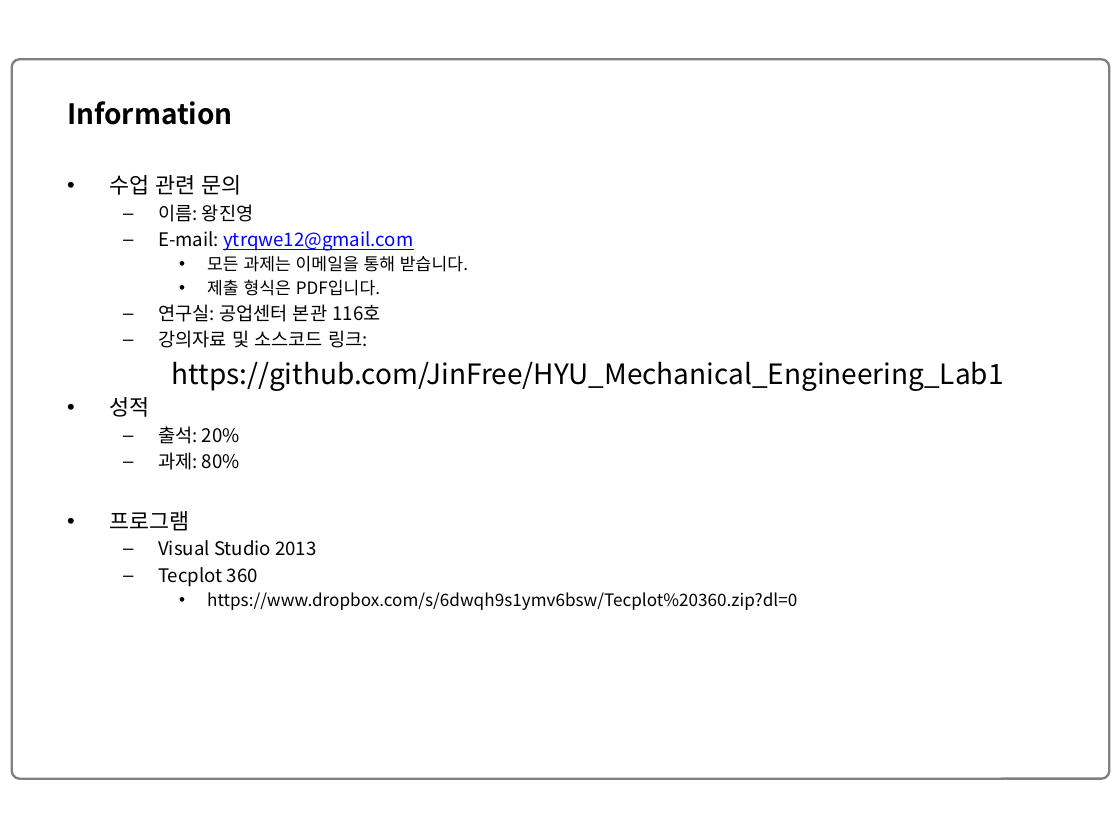
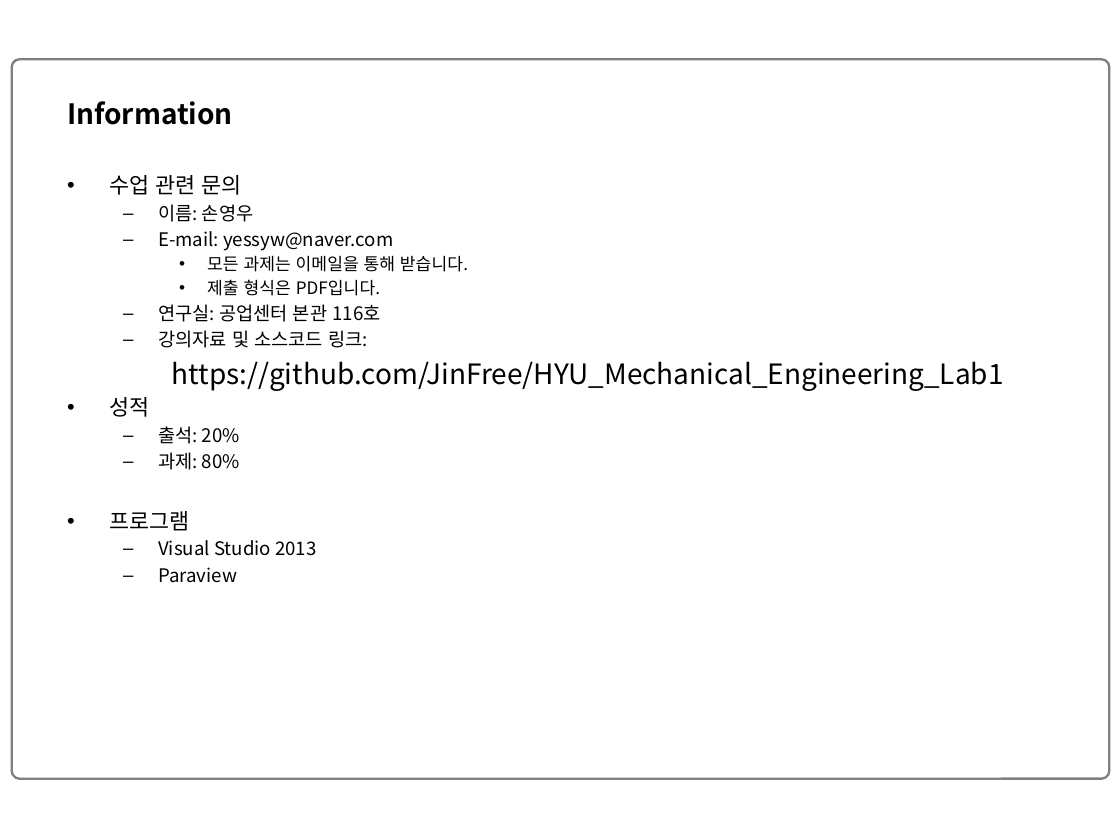
Before and after one commit to JinFree/HYU_Mechanical_Engineering_Lab1, a slide deck: slide 2 of 기계공학실험_01.pptx. Drawn at 1120x840 pixels with LibreOffice and Linux fonts; fonts in the diff are those of the drawing; background and template pictures are left out. Boxes give left, top, right and bottom in pixels: in the first picture for what was removed or moved away, otherwise in the second. Text is boxed around its words. In the diff, an @@ line names an element or a change of style, - is before the commit and + after.

```diff
--- a/기계공학실험_01.pptx
+++ b/기계공학실험_01.pptx
@@ text at (158, 204, 393, 251): text changed; text colour #0000FF to #000000 @@
-  – 이름: 왕진영
-  – E-mail: ytrqwe12@gmail.com
+  – 이름: 손영우
+  – E-mail: yessyw@naver.com
@@ text at (158, 567, 237, 583): text changed; size 11 to 12 pt @@
-  – Tecplot 360
-    • https://www.dropbox.com/s/6dwqh9s1ymv6bsw/Tecplot%20360.zip?dl=0
+  – Paraview
```
Also in this commit, not shown: 1 other slide changed.
